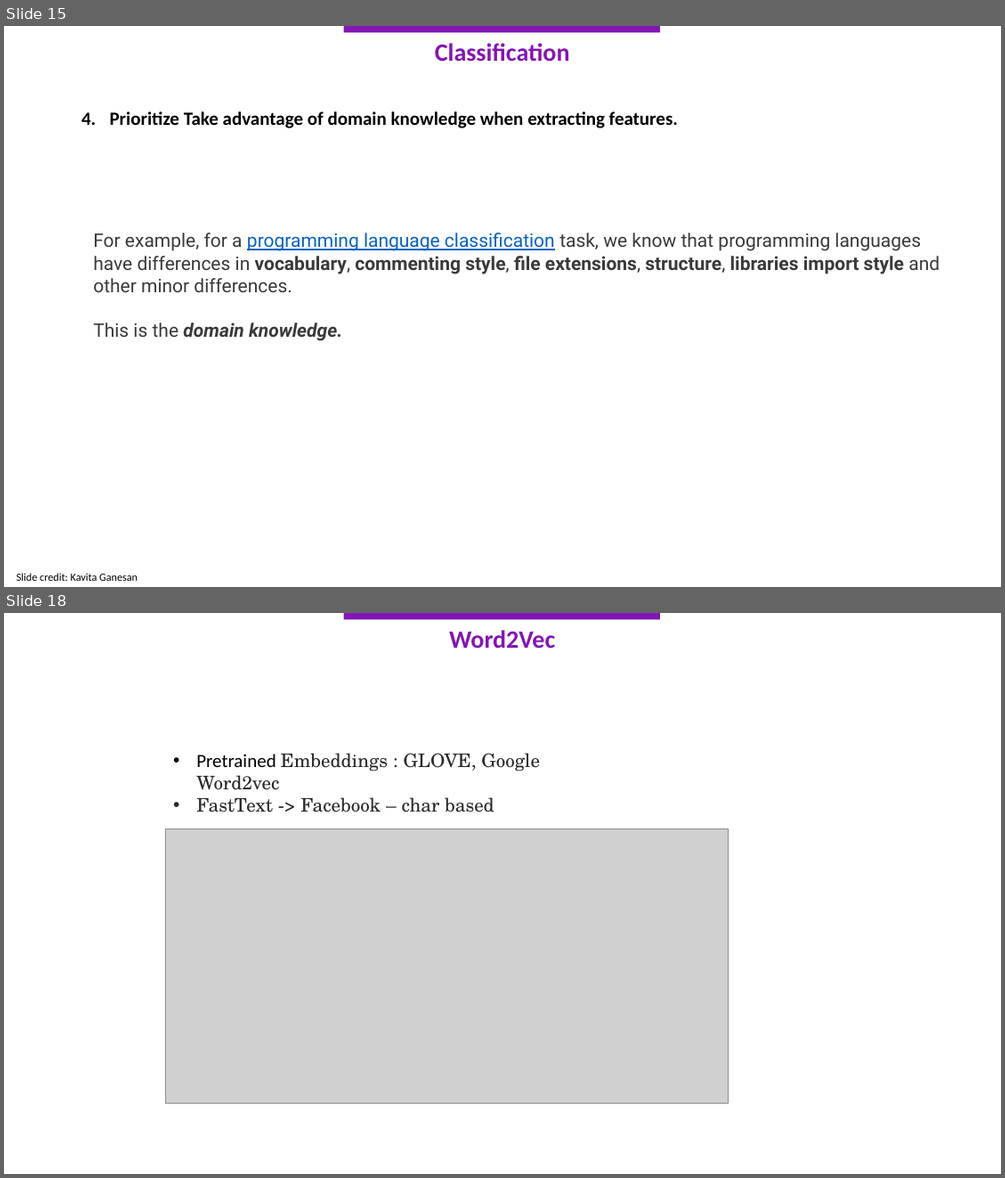
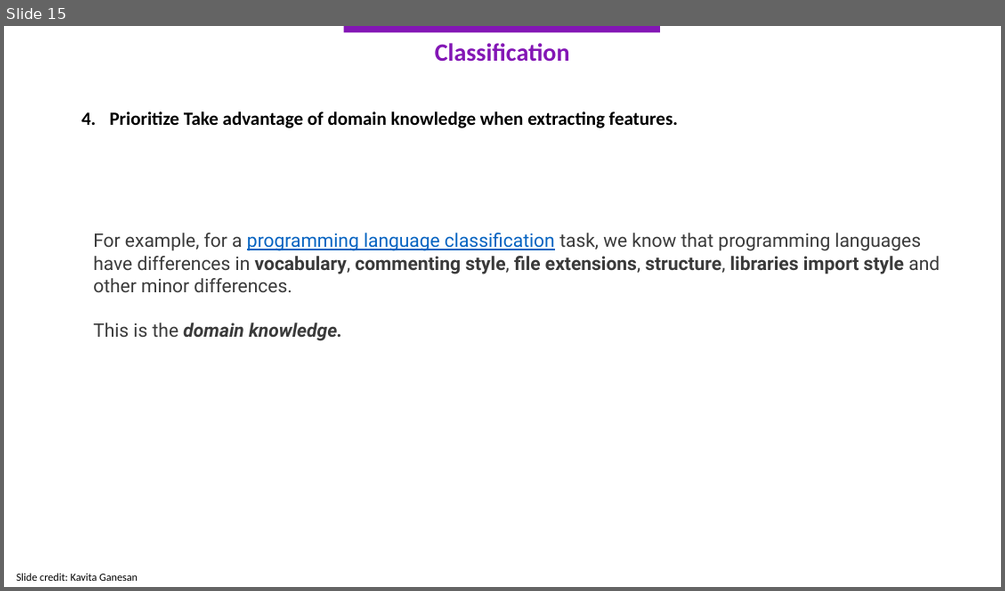
Before and after one commit to kemalcankara/anlp2023_guz, a slide deck: Slides/3.KRY-ANLP_1Kasim.pptx. Shown one above the other, each under a label of ours: slides 15 and 18 before the commit, slide 15 after it; the slides between them are not shown. The pictures are 1005x1178 and 1005x591 pixels, drawn with LibreOffice and Linux fonts; fonts in the diff are those of the drawing; grey boxes stand for pictures. Boxes give left, top, right and bottom in pixels: in the first picture for what was removed or moved away, otherwise in the second. Text is boxed around its words. In the diff, an @@ line names an element or a change of style, - is before the commit and + after.

```diff
--- a/Slides/3.KRY-ANLP_1Kasim.pptx
+++ b/Slides/3.KRY-ANLP_1Kasim.pptx
@@ slide 18 removed at (4,613,1001,1174), background #FFFFFF @@
@@ rectangle removed at (343,613,660,620) @@
@@ text removed at (449,630,555,649) @@
-Word2Vec
@@ text removed at (196,753,540,812) @@
-• Pretrained Embeddings : GLOVE, Google Word2vec
-• FastText -> Facebook – char based
@@ picture removed at (165,829,728,1103) @@
```
Also in this commit, not shown: 2 slides changed, 4 other slides removed, 1 other file.
